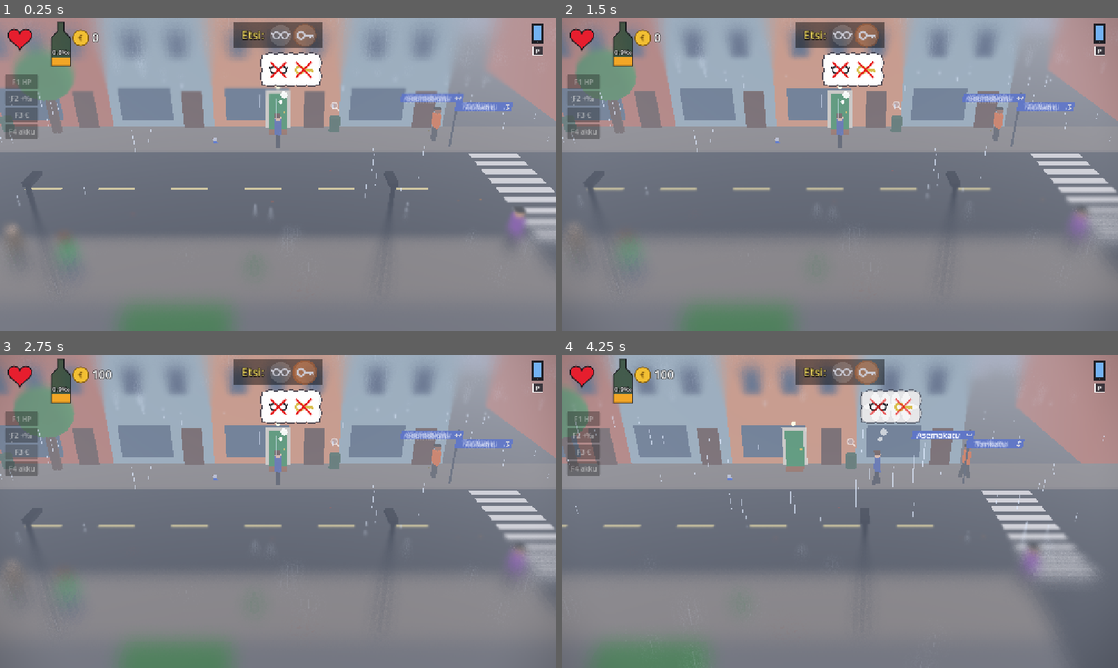
Above: before the commit, frames 1-4 (two rows, left to right).
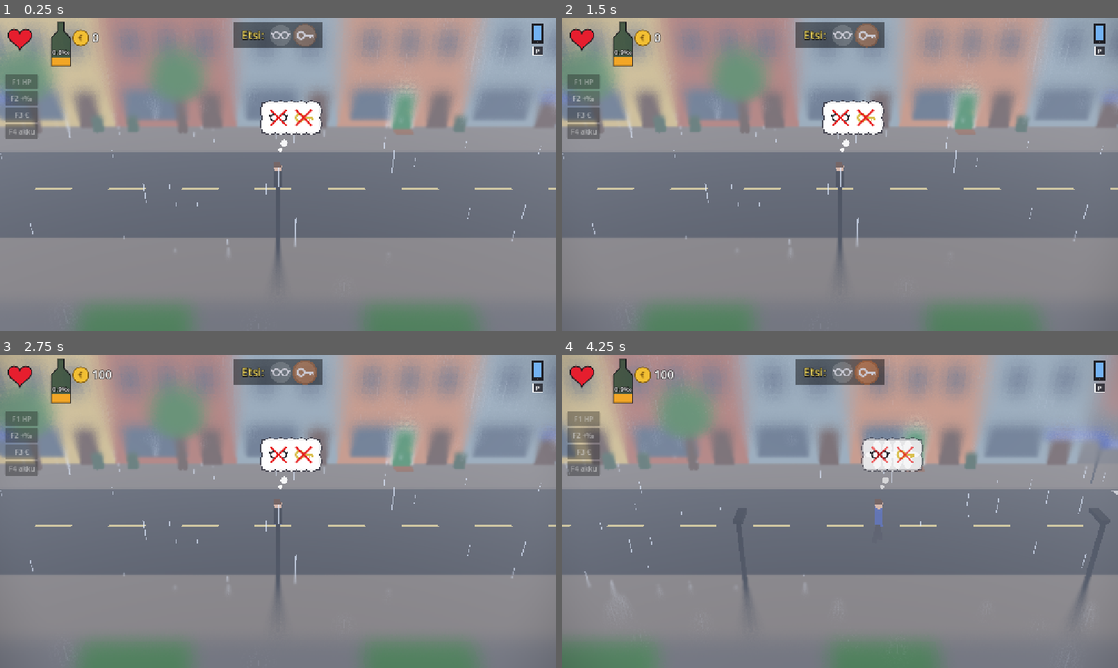
Above: after the commit, the same moments.

Repository: Ecculi/GoodMorningMoonshine
Game: Godot game, scene res://scenes/main.tscn
The game is run twice, just before and just after one commit, with the same random seed, the same clock (stepped at 60 frames per second) and the same inputs.
Inputs (mouse positions are in pixels of both pictures, inside the frame that each line leads up to):
- Up to frame 1 (0.25 s): no input
- Up to frame 2 (1.5 s): click "F1 HP" at 0.5 s; click "F2 +‰" at 1.25 s
- Up to frame 3 (2.75 s): click "F3 €" at 2 s
- Up to frame 4 (4.25 s): click "F4 akku" at 2.75 s; tap Enter at 3.5 s; move the mouse to (962, 495) at 3.52 s; hold Right (move_right) from 3.53 s (still down); hold Shift (run) from 3.53 s (still down); click (962, 495) at 3.67 s

The runs differ from the first frame. In frame 1, 31% of the frame differs, in the area x 0-100%, y 0-100%; in frame 2, 32%; in frame 3, 32%; in frame 4, 35%.
Error after the commit: Parse Error: Cannot infer the type of "along" variable because the value doesn't have a set type. (res://scripts/leaves.gd:148)

Commit message:
Thrown things are physics objects; floppy sausage; cars blow leaves
- A thrown item is a rigid body: it flies, tumbles, bounces off walls and
  the street and lies where it ends up; hitting someone glances it back.
  Bottles break on the first hit. Sidewalks are raised in the physics too.
- The sausage is four hinged pieces: ends droop and swing in the hand,
  it flaps in the air and lies with a lazy curve on the street.
- Passing cars drag the air: leaves near and behind a car skitter and
  whirl up in its direction.

Co-Authored-By: Claude Opus 5.5 <noreply@anthropic.com>
Claude-Session: https://claude.ai/code/session_014p1PeeGbmYxJmsVU4HYhz4

Diff:
--- a/scripts/item.gd
+++ b/scripts/item.gd
@@ -4,7 +4,6 @@
 enum Kind { BOTTLE, CAN, FOOD, COIN, COFFEE, ENERGY, PILLS }
 enum St { GROUND, HELD, FLYING }
 
-const FLIGHT_SPEED := 9.0
 
 var main
 var kind: Kind = Kind.CAN
@@ -15,9 +14,6 @@
 var wait_far := false
 var flight_time := 0.5
 
-var _t := 0.0
-var _from := Vector3.ZERO
-var _to := Vector3.ZERO
 var _root: Node3D
 
 
@@ -48,15 +44,7 @@
 			_cyl(0.055, 0.17, Color(0.78, 0.8, 0.84), Vector3(0, 0.085, 0))
 			_cyl(0.057, 0.07, Color(0.15, 0.35, 0.75), Vector3(0, 0.085, 0))
 		Kind.FOOD:
-			var mi := MeshInstance3D.new()
-			var cm := CapsuleMesh.new()
-			cm.radius = 0.05
-			cm.height = 0.3
-			mi.mesh = cm
-			mi.material_override = _mat(Color(0.78, 0.32, 0.25))
-			mi.rotation.z = PI * 0.5
-			mi.position = Vector3(0, 0.05, 0)
-			_root.add_child(mi)
+			_build_sausage()
 		Kind.COFFEE:
 			_cyl(0.055, 0.14, Color(0.95, 0.95, 0.93), Vector3(0, 0.07, 0))
 			_cyl(0.05, 0.01, Color(0.35, 0.2, 0.1), Vector3(0, 0.142, 0))
@@ -96,35 +84,160 @@
 				_root.rotation.y += delta * 3.0
 		St.FLYING:
 			_fly(delta)
+	if kind == Kind.FOOD:
+		_flop(delta)
+
+
+# --- Throwing: a real physics object --------------------------------------------
+
+## Collision shape per kind, in the item's own (unscaled) units:
+## [shape, radius or size, height, centre height].
+const SHAPES := {
+	Kind.BOTTLE: ["cyl", 0.07, 0.42, 0.21],
+	Kind.CAN: ["cyl", 0.057, 0.17, 0.085],
+	Kind.COFFEE: ["cyl", 0.057, 0.15, 0.075],
+	Kind.ENERGY: ["cyl", 0.052, 0.19, 0.095],
+	Kind.FOOD: ["capsule", 0.05, 0.3, 0.05],
+	Kind.PILLS: ["box", 0.12, 0.04, 0.02],
+}
+const MASS := {Kind.BOTTLE: 0.8, Kind.CAN: 0.15, Kind.COFFEE: 0.3, Kind.ENERGY: 0.35, Kind.FOOD: 0.2, Kind.PILLS: 0.05}
+## Items fly on their own collision layer and hit the world only.
+const ITEM_LAYER := 4
+const WORLD_LAYER := 1
+
+var _body: RigidBody3D = null
+var _hit_done := false
+var _still_t := 0.0
+var _air_t := 0.0
+var _frozen := false
+var _saved_lv := Vector3.ZERO
+var _saved_av := Vector3.ZERO
+
+
+func _make_body(start: Vector3) -> RigidBody3D:
+	var rb := RigidBody3D.new()
+	rb.top_level = true
+	rb.mass = MASS.get(kind, 0.3)
+	rb.collision_layer = ITEM_LAYER
+	rb.collision_mask = WORLD_LAYER
+	rb.freeze_mode = RigidBody3D.FREEZE_MODE_STATIC
+	rb.contact_monitor = true
+	rb.max_contacts_reported = 2
+	rb.linear_damp = 0.05
+	rb.angular_damp = 0.4
+	var pm := PhysicsMaterial.new()
+	pm.bounce = 0.35 if kind != Kind.FOOD else 0.05
+	pm.friction = 0.7
+	rb.physics_material_override = pm
+	var spec: Array = SHAPES.get(kind, ["box", 0.1, 0.1, 0.05])
+	var k := 2.0  # the street look is twice the size
+	var cs := CollisionShape3D.new()
+	match spec[0]:
+		"cyl":
+			var cy := CylinderShape3D.new()
+			cy.radius = spec[1] * k
+			cy.height = spec[2] * k
+			cs.shape = cy
+		"capsule":
+			var cp := CapsuleShape3D.new()
+			cp.radius = spec[1] * k
+			cp.height = spec[2] * k
+			cs.shape = cp
+			cs.rotation.z = PI * 0.5
+		_:
+			var bx := BoxShape3D.new()
+			bx.size = Vector3(spec[1], spec[2], spec[1] * 0.7) * k
+			cs.shape = bx
+	cs.position = Vector3(0, spec[3] * k, 0)
+	rb.add_child(cs)
+	add_child(rb)
+	rb.global_position = start
+	rb.body_entered.connect(_on_body_hit)
+	return rb
 
 
 func _fly(delta: float) -> void:
-	_t = minf(_t + delta / flight_time, 1.0)
-	var p := _from.lerp(_to, _t)
-	p.y += sin(PI * _t) * 1.0
-	global_position = p
-	_root.rotation.z += delta * 14.0
-	var npc = main.npc_at(global_position, 0.6)
-	var animal = main.animal_at(global_position, 0.5)
-	if npc != null and global_position.y < 2.2:
-		npc.hit_by_item(kind)
-		_land()
-	elif animal != null and global_position.y < 1.2 and kind != Kind.FOOD:
-		# Food is left to land (a dog goes for it); anything else hits.
-		animal.hit_by_item(kind)
-		_land()
-	elif _t >= 1.0:
-		_land()
-
-
-func _land() -> void:
-	_root.rotation = Vector3.ZERO
-	global_position.y = 0.0
+	if _body == null or not is_instance_valid(_body):
+		return
+	# The physics pauses with the game world (like the rag dolls).
+	var freeze := GameState.world_dt <= 0.0 and not GameState.over
+	if freeze != _frozen:
+		_frozen = freeze
+		if freeze:
+			_saved_lv = _body.linear_velocity
+			_saved_av = _body.angular_velocity
+			_body.freeze = true
+		else:
+			_body.freeze = false
+			_body.linear_velocity = _saved_lv
+			_body.angular_velocity = _saved_av
+	global_transform = _body.global_transform
+	if _frozen:
+		return
+	_air_t += delta
+	var centre := _body.global_position + _body.global_transform.basis.y * 0.15
+	if not _hit_done:
+		var npc = main.npc_at(centre, 0.6)
+		var animal = main.animal_at(centre, 0.5)
+		if npc != null and centre.y < 2.2:
+			_hit_done = true
+			npc.hit_by_item(kind)
+			_bounce_off()
+			if kind == Kind.BOTTLE:
+				_break()
+				return
+		elif animal != null and centre.y < 1.2 and kind != Kind.FOOD:
+			# Food is left to land (a dog goes for it); anything else hits.
+			_hit_done = true
+			animal.hit_by_item(kind)
+			_bounce_off()
+			if kind == Kind.BOTTLE:
+				_break()
+				return
+	# At rest (or lost): lie where it ended up.
+	if _body.linear_velocity.length() < 0.25 and _body.angular_velocity.length() < 1.5:
+		_still_t += delta
+	else:
+		_still_t = 0.0
+	if _still_t > 0.3 or _air_t > 6.0 or _body.global_position.y < -2.0:
+		_settle()
+
+
+## Hit someone: it glances back off them.
+func _bounce_off() -> void:
+	var v := _body.linear_velocity
+	_body.linear_velocity = Vector3(-v.x * 0.25, maxf(v.y, 1.0) * 0.5, -v.z * 0.25)
+
+
+## Bottles break on the first thing they hit (street, wall, person).
+func _on_body_hit(_other: Node) -> void:
+	if state == St.FLYING and kind == Kind.BOTTLE and _air_t > 0.05:
+		_break()
+
+
+func _break() -> void:
+	if state != St.FLYING:
+		return
 	state = St.GROUND
-	# Bottles break when they hit something or the ground.
-	if kind == Kind.BOTTLE:
-		main.popup("*", global_position + Vector3(0, 0.4, 0), Color(0.6, 0.9, 0.6))
-		main.remove_item(self)
+	main.popup("*", global_position + Vector3(0, 0.4, 0), Color(0.6, 0.9, 0.6))
+	if _body != null and is_instance_valid(_body):
+		_body.queue_free()
+	_body = null
+	main.remove_item(self)
+
+
+## Lying still: back to an ordinary item on the street, in the pose it
+## landed in.
+func _settle() -> void:
+	var xf := _body.global_transform
+	_body.queue_free()
+	_body = null
+	state = St.GROUND
+	var o := xf.origin
+	o.y = maxf(o.y, 0.0)
+	global_transform = Transform3D(xf.basis.orthonormalized(), o)
+	if kind == Kind.FOOD:
+		_flop_ground()
 
 
 func hold(hand: Node3D) -> void:
@@ -136,25 +249,39 @@
 	transform = Transform3D.IDENTITY
 	position = Vector3(0, -0.2, 0)
 	_root.scale = Vector3.ONE
+	_flop_vel = 0.0
+	_flop_off = 0.0
 
 
 func drop_at(pos: Vector3) -> void:
 	_to_world()
 	state = St.GROUND
+	if kind == Kind.FOOD:
+		_flop_ground()
 	wait_far = true
 	global_position = Vector3(pos.x, 0.0, pos.z)
 
 
+## Thrown: a physics body with a start velocity aimed to come down about
+## `dist` metres away, spinning; it bounces and rolls from there.
 func throw_from(start: Vector3, dir: Vector3, dist: float) -> void:
 	_to_world()
 	state = St.FLYING
-	_from = start
+	_hit_done = false
+	_still_t = 0.0
+	_air_t = 0.0
+	_frozen = false
 	var land: Vector3 = main.clamp_walkable(start + dir.normalized() * dist)
-	_to = Vector3(land.x, 0.0, land.z)
-	dist = Vector2(_to.x - start.x, _to.z - start.z).length()
-	flight_time = maxf(dist / FLIGHT_SPEED, 0.2)
-	_t = 0.0
+	var flat := Vector3(land.x - start.x, 0.0, land.z - start.z)
+	var t := clampf(flat.length() / 7.0, 0.3, 0.9)
+	var vy := (0.1 - start.y + 0.5 * 9.8 * t * t) / t
+	flight_time = t
 	global_position = start
+	_body = _make_body(start)
+	_body.linear_velocity = flat / t + Vector3(0, vy, 0)
+	# Tumbling end over end across the throw, plus a little wobble.
+	var spin_axis := Vector3.UP.cross(flat.normalized() if flat.length() > 0.01 else Vector3.RIGHT)
+	_body.angular_velocity = spin_axis * randf_range(6.0, 12.0) + Vector3(randf_range(-2, 2), randf_range(-2, 2), randf_range(-2, 2))
 
 
 func _to_world() -> void:
@@ -185,3 +312,86 @@
 	mi.position = pos
 	_root.add_child(mi)
 	return mi
+
+
+# --- The sausage: floppy ---------------------------------------------------------
+
+## The sausage is four short pieces hinged in the middle and between the
+## pieces, so it can sag. In the hand both ends droop and swing with the
+## movement; in the air it flaps as it tumbles; on the street it lies with
+## a lazy bend.
+var _flop_pivots: Array = []  # [side, inner pivot, outer pivot]
+var _flop_off := 0.0
+var _flop_vel := 0.0
+var _flop_last := Vector3.INF
+var _flop_bend := 0.0
+const SAUSAGE_SEG := 0.075
+const SAUSAGE_R := 0.05
+
+
+func _build_sausage() -> void:
+	var col := Color(0.78, 0.32, 0.25)
+	var centre := Node3D.new()
+	centre.position = Vector3(0, SAUSAGE_R, 0)
+	_root.add_child(centre)
+	for side in [1.0, -1.0]:
+		var p1 := Node3D.new()
+		centre.add_child(p1)
+		_sausage_piece(p1, side, col, false)
+		var p2 := Node3D.new()
+		p2.position = Vector3(side * SAUSAGE_SEG, 0, 0)
+		p1.add_child(p2)
+		_sausage_piece(p2, side, col, true)
+		_flop_pivots.append([side, p1, p2])
+	_flop_bend = randf_range(-0.35, 0.35)
+	_flop_ground()
+
+
+func _sausage_piece(pivot: Node3D, side: float, col: Color, tip: bool) -> void:
+	var mi := MeshInstance3D.new()
+	var cm := CapsuleMesh.new()
+	cm.radius = SAUSAGE_R
+	cm.height = SAUSAGE_SEG + SAUSAGE_R * (1.4 if tip else 0.9)
+	mi.mesh = cm
+	mi.material_override = _mat(col.darkened(0.05 if tip else 0.0))
+	mi.rotation.z = PI * 0.5
+	mi.position = Vector3(side * SAUSAGE_SEG * (0.6 if tip else 0.5), 0, 0)
+	pivot.add_child(mi)
+
+
+## Sets the bend: `down` sags both ends (radians per joint), `sideways`
+## curves the sausage flat.
+func _set_bend(down: float, sideways: float) -> void:
+	for f in _flop_pivots:
+		var side: float = f[0]
+		for p in [f[1], f[2]]:
+			p.rotation.z = -side * down
+			p.rotation.y = side * sideways
+
+
+func _flop(delta: float) -> void:
+	if _flop_pivots.is_empty():
+		return
+	match state:
+		St.HELD:
+			# Hanging from the hand: ends droop, and swing on a spring
+			# when the hand moves up/down or speeds up.
+			var p := global_position
+			if _flop_last != Vector3.INF and delta > 0.0:
+				var v := (p - _flop_last) / delta
+				_flop_vel += (-v.y * 0.6 + absf(v.x) * 0.15) * delta * 6.0
+			_flop_last = p
+			_flop_vel += (-_flop_off * 60.0 - _flop_vel * 7.0) * delta
+			_flop_off += _flop_vel * delta
+			_set_bend(clampf(0.45 + _flop_off, 0.0, 1.1), 0.0)
+		St.FLYING:
+			# Flapping as it tumbles.
+			var spin := _body.angular_velocity.length() if _body != null and is_instance_valid(_body) else 0.0
+			_set_bend(sin(Time.get_ticks_msec() / 1000.0 * 14.0) * 0.5 * clampf(spin / 6.0, 0.2, 1.0), 0.0)
+		_:
+			_flop_last = Vector3.INF
+
+
+## Lying on the street: flat, with a lazy sideways curve.
+func _flop_ground() -> void:
+	_set_bend(0.0, _flop_bend)
--- a/scripts/leaves.gd
+++ b/scripts/leaves.gd
@@ -30,6 +30,7 @@
 	Color(0.55, 0.32, 0.12), Color(0.68, 0.18, 0.08), Color(0.6, 0.55, 0.2)]
 
 var seg := Vector3i.ZERO
+var main
 var _leaves: Array = []
 var _rng := RandomNumberGenerator.new()
 var _t := 0.0
@@ -128,7 +129,33 @@
 	var w := _base + _gust
 	var wobble := sin(_t * 0.7 + p.x * 0.35) * 0.4 + sin(_t * 1.9 + p.z * 0.8) * 0.25
 	var side := sin(_t * 0.5 + p.x * 0.2) * 0.35 * absf(w)
-	return Vector3(w * (1.0 + wobble * 0.3) + wobble, 0.0, side)
+	return Vector3(w * (1.0 + wobble * 0.3) + wobble, 0.0, side) + _car_wind(p)
+
+
+## Passing cars drag the air along: strongest close beside and just behind
+## the car, in the direction it drives, so leaves whirl up after it.
+func _car_wind(p: Vector3) -> Vector3:
+	var w := Vector3.ZERO
+	if main == null:
+		return w
+	for c in main.cars:
+		if not is_instance_valid(c):
+			continue
+		var spd: float = c.speed
+		if spd < 0.5:
+			continue
+		var d: float = float(c.dir)
+		var along := (p.x - c.position.x) * d  # + ahead of the car, - behind
+		var dz := p.z - c.position.z
+		# A wake trailing a few metres behind, a little in front, and about
+		# a lane to each side.
+		var fx := exp(-pow(along + 1.5, 2.0) / (2.0 * 2.8 * 2.8))
+		var fz := exp(-dz * dz / (2.0 * 1.4 * 1.4))
+		var k := fx * fz
+		w.x += d * spd * 0.9 * k
+		# Pushed out sideways a little by the car's front.
+		w.z += signf(dz) * spd * 0.25 * k * (1.0 if along > -0.5 else 0.3)
+	return w
 
 
 func _process(_delta: float) -> void:
--- a/scripts/main.gd
+++ b/scripts/main.gd
@@ -297,6 +297,7 @@
 	# Wind-blown leaves on the street.
 	var leaves = Leaves.new()
 	level.add_child(leaves)
+	leaves.main = self
 	leaves.setup(seg, GameState.weather)
 	player.position = pos
 	player.facing = facing
@@ -1608,7 +1609,10 @@
 	body.collision_layer = 1
 	body.collision_mask = 0
 	add_child(body)
-	for spec in [[Vector3(0, -0.45, -10), Vector3(400, 1.0, 120)], [Vector3(0, 10, -8.6), Vector3(400, 20, 1.0)]]:
+	# Street, facade, and the two raised sidewalks (a kerb higher) so thrown
+	# things and rag dolls rest on top of them.
+	for spec in [[Vector3(0, -0.45, -10), Vector3(400, 1.0, 120)], [Vector3(0, 10, -8.6), Vector3(400, 20, 1.0)],
+			[Vector3(0, -0.38, -6.8), Vector3(400, 1.0, 3.6)], [Vector3(0, -0.38, 4.15), Vector3(400, 1.0, 3.3)]]:
 		var cs := CollisionShape3D.new()
 		var sh := BoxShape3D.new()
 		sh.size = spec[1]
--- a/scripts/player.gd
+++ b/scripts/player.gd
@@ -994,7 +994,8 @@
 	var start := global_position + d3 * 0.4 + Vector3(0, 1.1, 0.25)
 	it.throw_from(start, d3, dist)
 	model.punch()
-	GameState.busy_time = maxf(GameState.busy_time, it.flight_time + 0.1)
+	# Keep time running a little past the landing so it can bounce and roll.
+	GameState.busy_time = maxf(GameState.busy_time, it.flight_time + 0.7)
 
 
 func _check_pickups() -> void:
Not shown, changed: DESIGN.md
